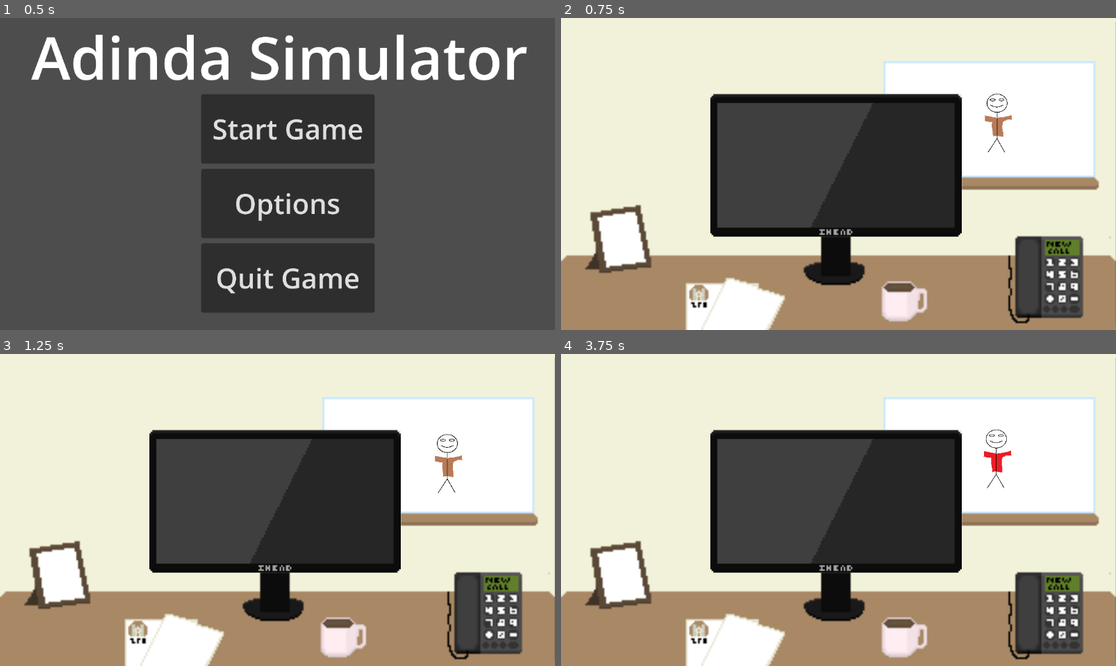
Above: before the commit, frames 1-4 (two rows, left to right).
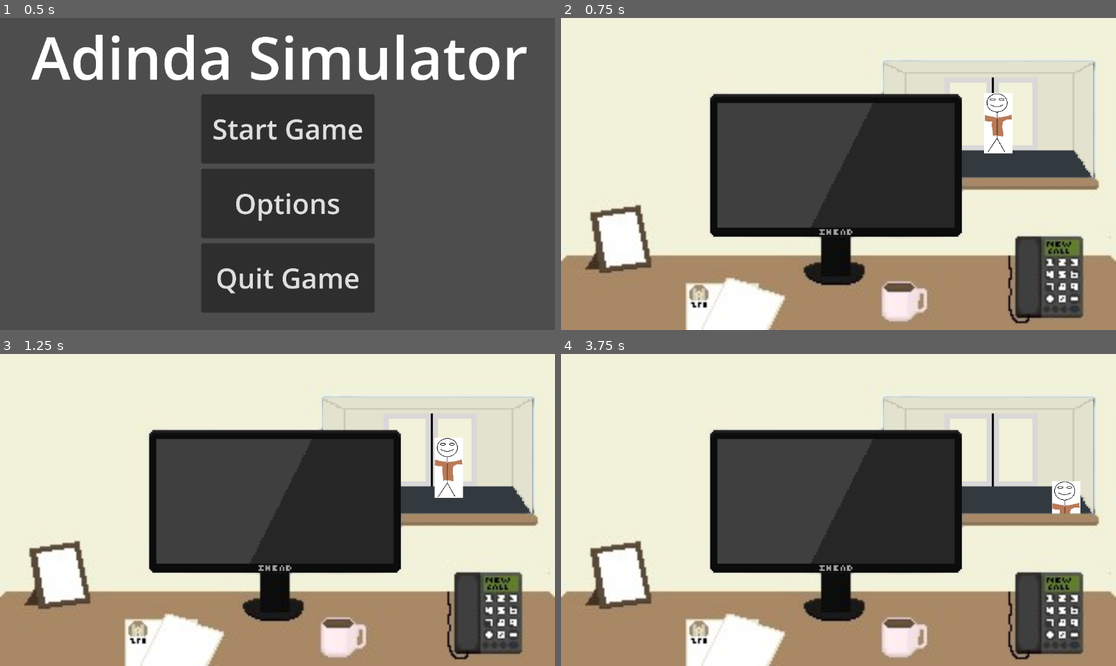
Above: after the commit, the same moments.

Repository: ernstpatat/Adinda-Sim
Game: Godot game, scene res://StartScene.tscn
Same seed, same stepped clock (60 frames per second), same inputs: the game is played once before the commit and once after it.
Inputs (mouse positions are in pixels of both pictures, inside the frame that each line leads up to):
- Up to frame 1 (0.5 s): no input
- Up to frame 2 (0.75 s): click "Start Game" at 0.5 s
- Up to frame 3 (1.25 s): no input
- Up to frame 4 (3.75 s): click (572, 510) at 1.27 s; click (1093, 510) at 2.02 s; click (577, 510) at 2.77 s; click (1099, 510) at 3.52 s

Frame 1 is identical in both runs. In frame 2, 10% of the frame differs, in the area x 22-100%, y 1-99%; in frame 3, 10%; in frame 4, 10%.

Commit message:
Opkuis+Botje werkt

Diff:
--- a/Botje.gd
+++ b/Botje.gd
@@ -1,4 +1,4 @@
-extends Sprite2D
+extends CharacterBody2D
 
 @export var Textures: Array = [preload("res://Assets/UniformBotje.png"), preload("res://Assets/FakeUniformBotje.png")]
 @export var TextureNr: int = randi() % 2
@@ -6,36 +6,34 @@
 @export var MouseX: int = 0
 @export var MouseY: int = 0
 @export var CheckedOnce: bool = false
+@export var Part1: bool = true
+@export var FuncNr: float = 0
 
 func _ready():
-	texture = Textures[TextureNr]
+	$BotjeSprite.texture = Textures[TextureNr]
+	velocity = Vector2(13, 10)
 
 func _process(delta):
-	global_position.x = ChangeVar(global_position.x, 315.0, 250.0)
-	global_position.y = ChangeVar(global_position.y, 85.0, 60.0)
-
-func ChangeVar(vars, BigNr, SmallNr):
-	var FuncNr: float = vars
-	if FuncNr < BigNr:
-		FuncNr += ((BigNr-SmallNr)/300)
-	elif FuncNr >= BigNr:
-		FuncNr = SmallNr
-		if texture == Textures[1] and not BotjePressed:
-			if CheckedOnce:
-				print("Hoerenkind ge ebt een zonder uniform laten gaan")
-				CheckedOnce = false
-			else:
-				CheckedOnce = true
+	move_and_collide(velocity * delta)
+	if global_position.x >= 70 and global_position.x <= 80:
+		global_position.x = 120
+		global_position.y = 96
+		velocity = Vector2(23, -12)
+	elif global_position.x >= 235:
+		global_position.x = 0
+		global_position.y = 0
+		velocity = Vector2(13, 10)
+		if $BotjeSprite.texture == Textures[1] and not BotjePressed:
+			print("Hoerenkind ge ebt een zonder uniform laten gaan")
 		TextureNr = randi() % 2
-		texture = Textures[TextureNr]
+		$BotjeSprite.texture = Textures[TextureNr]
 		BotjePressed = false
-	return FuncNr
 
 func _input(event):
 	if event is InputEventMouseButton and event.button_index == MOUSE_BUTTON_LEFT and event.pressed:
 		if get_viewport_rect().has_point(to_local(event.position)):
-			if texture == Textures[0] and not BotjePressed:
+			if $BotjeSprite.texture == Textures[0] and not BotjePressed:
 				print("FOUT DOM KUTKIND")
-			elif texture == Textures[1] and not BotjePressed:
+			elif $BotjeSprite.texture == Textures[1] and not BotjePressed:
 				print("juist + 500 Sociaal Krediet")
 			BotjePressed = true
--- /dev/null
+++ b/CameraScript.gd
@@ -0,0 +1,13 @@
+extends Camera2D
+
+func _on_raam_desk_button_pressed():
+	global_position.x = 0
+
+func _on_desk_raam_button_pressed():
+	global_position.x = -319.8
+
+func _on_desk_receptie_button_pressed():
+	global_position.x = 320
+
+func _on_directie_desk_button_pressed():
+	global_position.x = 0
--- a/DeskScene.gd
+++ b/DeskScene.gd
@@ -1,7 +1,39 @@
 extends Node2D
 
-func _on_raam_button_pressed():
-	get_tree().change_scene_to_file("res://RaamScene.tscn")
+func _on_deur_button_pressed():
+	$Deur.global_position.x = 160
+	$Deur.global_position.y = 90
+	$Deur.global_scale.x = 1
+	$Deur.global_scale.y = 1
+	$DeurButton.visible = false
+	$Monitor.visible = false
+	$Desk.visible = false
+	$DeurGoBackButton.visible = true
 
-func _on_receptie_button_pressed():
-	get_tree().change_scene_to_file("res://ReceptieScene.tscn")
+func _on_go_back_button_pressed():
+	$Deur.global_position.x = 246.5
+	$Deur.global_position.y = 58.5
+	$Deur.global_scale.x = 0.378
+	$Deur.global_scale.y = 0.372
+	$DeurButton.visible = true
+	$Monitor.visible = true
+	$Desk.visible = true
+	$DeurGoBackButton.visible = false
+
+func _on_monitor_button_pressed():
+	$Monitor.global_position.x = 160
+	$Monitor.global_position.y = 90
+	$Monitor.global_scale.x = 1
+	$Monitor.global_scale.y = 1
+	$Monitor.texture = preload('res://Assets/MonitorOn.png')
+	$MonitorGoBackButton.visible = true
+	$MonitorButton.visible = false
+
+func _on_monitor_go_back_button_pressed():
+	$Monitor.global_position.x = 158.5
+	$Monitor.global_position.y = 85
+	$Monitor.global_scale.x = 0.453
+	$Monitor.global_scale.y = 0.456
+	$Monitor.texture = preload('res://Assets/MonitorOff.png')
+	$MonitorGoBackButton.visible = false
+	$MonitorButton.visible = true
--- a/DeskScene.tscn
+++ b/DeskScene.tscn
@@ -1,77 +1,57 @@
-[gd_scene load_steps=11 format=3 uid="uid://610xf62h6nec"]
+[gd_scene load_steps=5 format=3 uid="uid://cudvtwx4udu0g"]
 
-[ext_resource type="Script" path="res://DeskScene.gd" id="1_vfxpu"]
-[ext_resource type="Texture2D" uid="uid://dnyvkx8b2r3mi" path="res://Assets/desk.png" id="2_mqbn3"]
-[ext_resource type="Texture2D" uid="uid://dipj51lur5b27" path="res://Assets/Deur.png" id="4_nboqi"]
-[ext_resource type="Script" path="res://DeskMonitor.gd" id="4_s6wb3"]
-[ext_resource type="Script" path="res://Deur.gd" id="5_4d0g1"]
-[ext_resource type="Texture2D" uid="uid://bhfmmih47cxek" path="res://Assets/MonitorOff.png" id="7_8kf40"]
-[ext_resource type="Texture2D" uid="uid://bvds0rg3rc85b" path="res://Assets/UniformBotje.png" id="7_8v31m"]
-[ext_resource type="Script" path="res://Botje.gd" id="8_8kupy"]
-[ext_resource type="PackedScene" uid="uid://u5bmmtnm5jkv" path="res://RaamScene.tscn" id="10_pnq5c"]
-[ext_resource type="PackedScene" uid="uid://cidbyo1vhwbps" path="res://ReceptieScene.tscn" id="11_fnajn"]
+[ext_resource type="Texture2D" uid="uid://bkvemi8m57bgy" path="res://Assets/desk.png" id="1_avama"]
+[ext_resource type="Script" path="res://DeskScene.gd" id="1_h0qd3"]
+[ext_resource type="Texture2D" uid="uid://bhfmmih47cxek" path="res://Assets/MonitorOff.png" id="6_k3fy7"]
+[ext_resource type="Texture2D" uid="uid://dpo43bmoryopr" path="res://Assets/GoBack2.png" id="7_tkfwf"]
 
 [node name="Node2D" type="Node2D"]
-script = ExtResource("1_vfxpu")
+script = ExtResource("1_h0qd3")
+
+[node name="MonitorGoBackButton" type="Button" parent="."]
+visible = false
+offset_left = 16.0
+offset_top = 135.0
+offset_right = 248.0
+offset_bottom = 356.0
+scale = Vector2(0.095, 0.095)
+button_mask = 3
 
 [node name="DeurButton" type="Button" parent="."]
-visible = false
 offset_left = 186.0
 offset_top = 25.0
 offset_right = 308.0
 offset_bottom = 92.0
-
-[node name="RaamButton" type="Button" parent="."]
-offset_right = 13.0
-offset_bottom = 180.0
+button_mask = 2
+flat = true
 
 [node name="MonitorButton" type="Button" parent="."]
 offset_left = 86.0
 offset_top = 44.0
 offset_right = 231.0
 offset_bottom = 126.0
+button_mask = 3
 
-[node name="ReceptieButton" type="Button" parent="."]
-offset_left = 300.0
-offset_right = 320.0
-offset_bottom = 180.0
-
-[node name="Main" type="Node2D" parent="."]
-
-[node name="Desk" type="Sprite2D" parent="Main"]
+[node name="Desk" type="Sprite2D" parent="."]
 position = Vector2(160, 90)
-texture = ExtResource("2_mqbn3")
-
-[node name="Raam" parent="Main" instance=ExtResource("10_pnq5c")]
-position = Vector2(-320, 0)
-
-[node name="Receptie" parent="Main" instance=ExtResource("11_fnajn")]
-position = Vector2(320, 0)
-
-[node name="Botje" type="Sprite2D" parent="."]
-position = Vector2(250, 60)
-scale = Vector2(0.064209, 0.0618304)
-texture = ExtResource("7_8v31m")
-script = ExtResource("8_8kupy")
+texture = ExtResource("1_avama")
 
 [node name="Monitor" type="Sprite2D" parent="."]
 position = Vector2(158.5, 85)
 scale = Vector2(0.453125, 0.455556)
-texture = ExtResource("7_8kf40")
-script = ExtResource("4_s6wb3")
+texture = ExtResource("6_k3fy7")
 
-[node name="Deur" type="Sprite2D" parent="Monitor"]
+[node name="DeurGoBackButton" type="Button" parent="."]
 visible = false
-position = Vector2(1329.33, -58.5389)
-scale = Vector2(0.90562, 0.911772)
-texture = ExtResource("4_nboqi")
-script = ExtResource("5_4d0g1")
+offset_left = 50.0
+offset_top = 1.0
+offset_right = 227.0
+offset_bottom = 121.0
+scale = Vector2(0.095, 0.095)
+button_mask = 3
+icon = ExtResource("7_tkfwf")
 
-[connection signal="pressed" from="DeurButton" to="Monitor" method="_on_deur_button_pressed"]
-[connection signal="pressed" from="DeurButton" to="Monitor/Deur" method="_on_deur_button_pressed"]
-[connection signal="pressed" from="RaamButton" to="." method="_on_raam_button_pressed"]
-[connection signal="pressed" from="RaamButton" to="Monitor" method="_on_raam_button_pressed"]
-[connection signal="pressed" from="MonitorButton" to="Monitor" method="_on_button_pressed"]
-[connection signal="pressed" from="MonitorButton" to="Monitor" method="_on_monitor_button_pressed"]
-[connection signal="pressed" from="MonitorButton" to="Monitor/Deur" method="_on_monitor_button_pressed"]
-[connection signal="pressed" from="ReceptieButton" to="." method="_on_receptie_button_pressed"]
+[connection signal="pressed" from="MonitorGoBackButton" to="." method="_on_monitor_go_back_button_pressed"]
+[connection signal="pressed" from="DeurButton" to="." method="_on_deur_button_pressed"]
+[connection signal="pressed" from="MonitorButton" to="." method="_on_monitor_button_pressed"]
+[connection signal="pressed" from="DeurGoBackButton" to="." method="_on_go_back_button_pressed"]
--- a/Deur.gd
+++ b/Deur.gd
@@ -1,37 +1,6 @@
 extends Sprite2D
 
-@export var InDeur: bool = false
-@export var Zooming: bool = false
-@export var Zoom: bool = false
 
-func _process(delta):
-	if Zooming:
-		ZoomIn()
-	if InDeur:
-		get_tree().change_scene_to_file("res://DeurScene.tscn")
 
 func _on_deur_button_pressed():
-	if not InDeur:
-		Zooming = true
-
-func ZoomIn():
-	global_scale.x = ChangeVar(global_scale.x, 2.099, 0.608)
-	global_scale.y = ChangeVar(global_scale.y, 1.507, 0.758)
-	Zoom = true
-	global_position.x = ChangeVar(global_position.x, 576.0, 867)
-	Zoom = false
-	global_position.y = ChangeVar(global_position.y, 324.0, 159.0)
-
-func ChangeVar(vars, BigNr, SmallNr):
-	var FuncNr: float = vars
-	if Zoom == false:
-		if FuncNr < BigNr:
-			FuncNr += ((BigNr-SmallNr)/25)
-		elif FuncNr >= BigNr:
-			InDeur = true
-	else:
-		if FuncNr > BigNr:
-			FuncNr += ((BigNr-SmallNr)/25)
-		elif FuncNr <= BigNr:
-			InDeur = true
-	return FuncNr
+	pass # Replace with function body.
--- a/DeurBack.gd
+++ b/DeurBack.gd
@@ -8,7 +8,7 @@
 	if ZoomingOut:
 		ZoomOut()
 	if not InDeur:
-		get_tree().change_scene_to_file("res://DeskScene.tscn")
+		get_tree().change_scene_to_file("res://MainScene.tscn")
 
 func _on_back_door_button_pressed():
 	$GoBack.visible = false
--- /dev/null
+++ b/MainScene.tscn
@@ -0,0 +1,81 @@
+[gd_scene load_steps=11 format=3 uid="uid://610xf62h6nec"]
+
+[ext_resource type="Script" path="res://CameraScript.gd" id="1_0q64i"]
+[ext_resource type="Texture2D" uid="uid://btjxq8j880vmr" path="res://Assets/ReceptieRaam.png" id="3_2nd2l"]
+[ext_resource type="PackedScene" uid="uid://cudvtwx4udu0g" path="res://DeskScene.tscn" id="4_7g8b0"]
+[ext_resource type="Script" path="res://ReceptieRaam.gd" id="4_te1s3"]
+[ext_resource type="Texture2D" uid="uid://dipj51lur5b27" path="res://Assets/Deur.png" id="5_c5qew"]
+[ext_resource type="Script" path="res://Botje.gd" id="6_f2dfc"]
+[ext_resource type="Texture2D" uid="uid://jjo1ddu7nmmj" path="res://Assets/Receptie.png" id="6_fmqhh"]
+[ext_resource type="Texture2D" uid="uid://bvds0rg3rc85b" path="res://Assets/UniformBotje.png" id="7_ncbmu"]
+[ext_resource type="PackedScene" uid="uid://u5bmmtnm5jkv" path="res://RaamScene.tscn" id="10_pnq5c"]
+
+[sub_resource type="RectangleShape2D" id="RectangleShape2D_xpe2k"]
+size = Vector2(16, 34)
+
+[node name="Node2D" type="Node2D"]
+
+[node name="Main" type="Node2D" parent="."]
+
+[node name="Camera2D" type="Camera2D" parent="Main"]
+offset = Vector2(160, 90)
+script = ExtResource("1_0q64i")
+
+[node name="Buttons" type="Node2D" parent="Main"]
+
+[node name="RaamDeskButton" type="Button" parent="Main/Buttons"]
+offset_left = -20.0
+offset_bottom = 180.0
+
+[node name="DeskRaamButton" type="Button" parent="Main/Buttons"]
+offset_right = 20.0
+offset_bottom = 180.0
+
+[node name="DeskReceptieButton" type="Button" parent="Main/Buttons"]
+offset_left = 300.0
+offset_right = 320.0
+offset_bottom = 180.0
+
+[node name="DirectieDeskButton" type="Button" parent="Main/Buttons"]
+offset_left = 320.0
+offset_right = 340.0
+offset_bottom = 180.0
+
+[node name="Raam" parent="Main" instance=ExtResource("10_pnq5c")]
+position = Vector2(-319.8, 0)
+script = null
+
+[node name="ReceptieRaam" type="Sprite2D" parent="Main"]
+position = Vector2(453, 98.663)
+scale = Vector2(0.168, 0.229435)
+texture = ExtResource("3_2nd2l")
+script = ExtResource("4_te1s3")
+
+[node name="Deur" type="Sprite2D" parent="Main"]
+position = Vector2(246.5, 58.5)
+scale = Vector2(0.378125, 0.372222)
+texture = ExtResource("5_c5qew")
+
+[node name="Botje" type="CharacterBody2D" parent="Main"]
+script = ExtResource("6_f2dfc")
+
+[node name="BotjeSprite" type="Sprite2D" parent="Main/Botje"]
+position = Vector2(250, 59)
+scale = Vector2(0.064209, 0.0618304)
+texture = ExtResource("7_ncbmu")
+
+[node name="BotjeCollision" type="CollisionShape2D" parent="Main/Botje"]
+position = Vector2(250, 59)
+shape = SubResource("RectangleShape2D_xpe2k")
+
+[node name="Desk" parent="Main" instance=ExtResource("4_7g8b0")]
+
+[node name="Receptie" type="Sprite2D" parent="Main"]
+position = Vector2(480, 90)
+scale = Vector2(0.8, 1.08434)
+texture = ExtResource("6_fmqhh")
+
+[connection signal="pressed" from="Main/Buttons/RaamDeskButton" to="Main/Camera2D" method="_on_raam_desk_button_pressed"]
+[connection signal="pressed" from="Main/Buttons/DeskRaamButton" to="Main/Camera2D" method="_on_desk_raam_button_pressed"]
+[connection signal="pressed" from="Main/Buttons/DeskReceptieButton" to="Main/Camera2D" method="_on_desk_receptie_button_pressed"]
+[connection signal="pressed" from="Main/Buttons/DirectieDeskButton" to="Main/Camera2D" method="_on_directie_desk_button_pressed"]
--- a/Monitor.gd
+++ b/Monitor.gd
@@ -7,7 +7,7 @@
 	if ZoomingOut:
 		ZoomOut()
 	if not InMonitor:
-		get_tree().change_scene_to_file("res://DeskScene.tscn")
+		get_tree().change_scene_to_file("res://MainScene.tscn")
 
 func _on_back_button_pressed():
 	ZoomingOut = true
--- a/MonitorScene.tscn
+++ b/MonitorScene.tscn
@@ -1,8 +1,7 @@
-[gd_scene load_steps=4 format=3 uid="uid://bghlievsrlrlr"]
+[gd_scene load_steps=3 format=3 uid="uid://bghlievsrlrlr"]
 
-[ext_resource type="Texture2D" uid="uid://dnyvkx8b2r3mi" path="res://Assets/desk.png" id="1_wmdxj"]
+[ext_resource type="Texture2D" uid="uid://bkvemi8m57bgy" path="res://Assets/desk.png" id="1_wmdxj"]
 [ext_resource type="Texture2D" uid="uid://bfuglhs2rtfu4" path="res://Assets/MonitorOn.png" id="2_10u0t"]
-[ext_resource type="Script" path="res://Monitor.gd" id="3_o8ga5"]
 
 [node name="Node2D" type="Node2D"]
 
@@ -25,7 +24,6 @@
 [node name="Monitor" type="Sprite2D" parent="."]
 position = Vector2(160, 90)
 texture = ExtResource("2_10u0t")
-script = ExtResource("3_o8ga5")
 
 [connection signal="pressed" from="BackButton" to="Monitor" method="_on_back_button_pressed"]
 [connection signal="pressed" from="MeldingsficheButton" to="Monitor" method="_on_meldingsfiche_button_pressed"]
--- a/RaamScene.gd
+++ b/RaamScene.gd
@@ -1,4 +1,4 @@
 extends Node2D
 
 func _on_desk_button_pressed():
-	get_tree().change_scene_to_file("res://DeskScene.tscn")
+	get_tree().change_scene_to_file("res://MainScene.tscn")
--- a/RaamScene.tscn
+++ b/RaamScene.tscn
@@ -6,14 +6,7 @@
 [node name="Node2D" type="Node2D"]
 script = ExtResource("1_tnjvh")
 
-[node name="DeskButton" type="Button" parent="."]
-offset_left = 292.0
-offset_right = 320.0
-offset_bottom = 180.0
-
 [node name="Sprite2D" type="Sprite2D" parent="."]
 position = Vector2(160, 90)
 scale = Vector2(0.167015, 0.208333)
 texture = ExtResource("1_vpga3")
-
-[connection signal="pressed" from="DeskButton" to="." method="_on_desk_button_pressed"]
--- a/ReceptieScene.gd
+++ b/ReceptieScene.gd
@@ -1,4 +1,4 @@
 extends Node2D
 
 func _on_desk_button_pressed():
-	get_tree().change_scene_to_file("res://DeskScene.tscn")
+	get_tree().change_scene_to_file("res://MainScene.tscn")
--- a/ReceptieScene.tscn
+++ b/ReceptieScene.tscn
@@ -1,33 +1,12 @@
-[gd_scene load_steps=5 format=3 uid="uid://cidbyo1vhwbps"]
+[gd_scene load_steps=2 format=3 uid="uid://cidbyo1vhwbps"]
 
 [ext_resource type="Script" path="res://ReceptieScene.gd" id="1_jbrul"]
-[ext_resource type="Texture2D" uid="uid://jjo1ddu7nmmj" path="res://Assets/Receptie.png" id="2_g0mmk"]
-[ext_resource type="Texture2D" uid="uid://btjxq8j880vmr" path="res://Assets/ReceptieRaam.png" id="3_wrmcb"]
-[ext_resource type="Script" path="res://ReceptieRaam.gd" id="4_5tyc1"]
 
 [node name="Node2D" type="Node2D"]
 script = ExtResource("1_jbrul")
 
-[node name="DeskButton" type="Button" parent="."]
-offset_right = 21.0
-offset_bottom = 180.0
-
 [node name="RaamButton" type="Button" parent="."]
 offset_left = 57.0
-offset_top = 43.0
+offset_top = 30.0
 offset_right = 204.0
-offset_bottom = 166.0
-
-[node name="Receptie" type="Sprite2D" parent="."]
-position = Vector2(160, 90)
-scale = Vector2(0.168067, 0.208333)
-texture = ExtResource("2_g0mmk")
-
-[node name="ReceptieRaam" type="Sprite2D" parent="."]
-position = Vector2(132.5, 105.5)
-scale = Vector2(0.168, 0.208)
-texture = ExtResource("3_wrmcb")
-script = ExtResource("4_5tyc1")
-
-[connection signal="pressed" from="DeskButton" to="." method="_on_desk_button_pressed"]
-[connection signal="pressed" from="RaamButton" to="ReceptieRaam" method="_on_raam_button_pressed"]
+offset_bottom = 137.0
--- a/StartScene.gd
+++ b/StartScene.gd
@@ -1,7 +1,7 @@
 extends Control
 
 func _on_start_button_pressed():
-	get_tree().change_scene_to_file("res://DeskScene.tscn")
+	get_tree().change_scene_to_file("res://MainScene.tscn")
 
 func _on_options_button_pressed():
 	get_tree().change_scene_to_file("res://OptionsScene.tscn")
Binary file removed: $cammin.png
Not shown, removed: $cammin.png.import
Binary file changed: Assets/Deur.png
Binary file changed: Assets/Receptie.png
Binary file changed: Assets/desk.png
Not shown, changed: Assets/desk.png.import
Not shown: 1 places in DeurScene.tscn that only renumber resources
Not shown: 1 places in StartScene.tscn that only renumber resources
